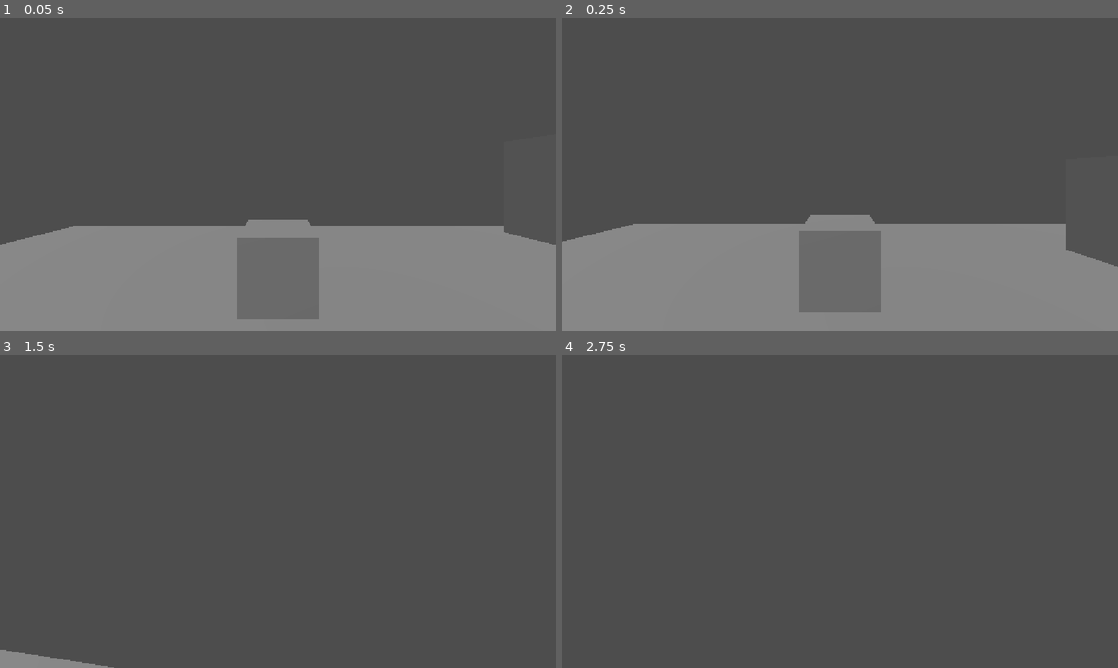
Above: before the commit, frames 1-4 (two rows, left to right).
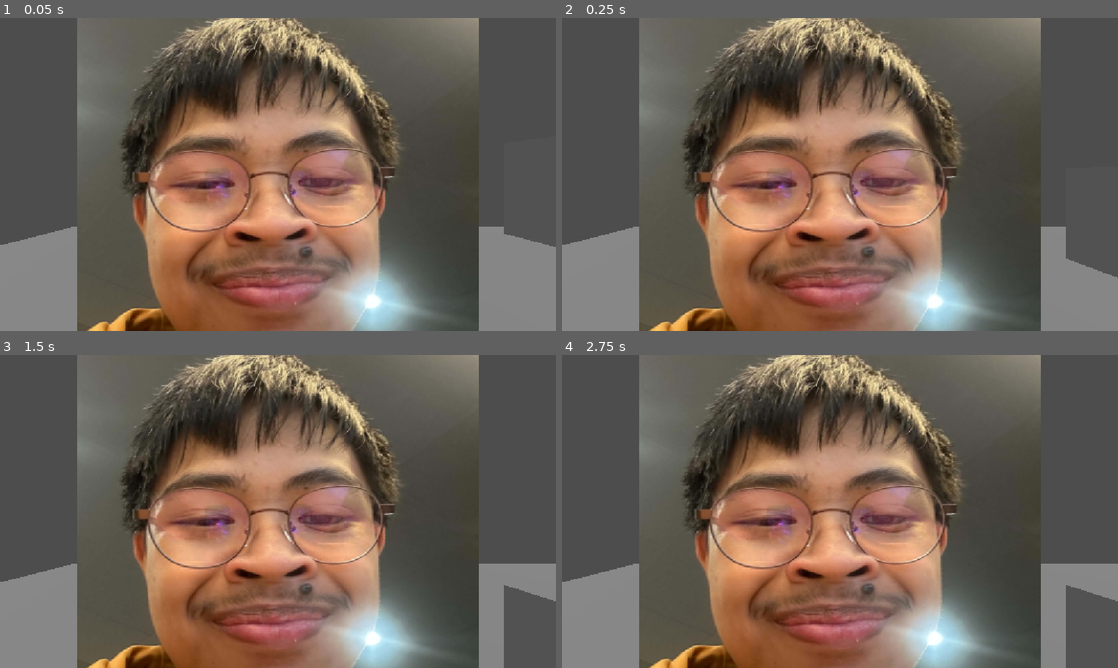
Above: after the commit, the same moments.

Repository: greedisfaust/fowl-play-project
Game: Godot game, scene res://arena/test_arena.tscn
Two runs of this game, one before a commit and one after it. Both use one fixed random seed, a clock stepped at 60 frames per second and the inputs below.
Inputs (mouse positions are in pixels of both pictures, inside the frame that each line leads up to):
- Up to frame 1 (0.05 s): no input
- Up to frame 2 (0.25 s): no input
- Up to frame 3 (1.5 s): tap Enter at 0.5 s; move the mouse to (305, 511) at 0.52 s; hold E (interact) 0.53-1.28 s; hold W (move_forward) from 0.53 s (still down); tap Space (jump) at 0.77 s; move the mouse to (250, 511) at 1.27 s; tap E (interact) at 1.35 s
- Up to frame 4 (2.75 s): keep holding W (move_forward); tap Space (jump) at 1.52, 2 s; move the mouse to (851, 505) at 2.02 s; press the mouse at (851, 505) at 2.03 s; tap E (interact) at 2.3 s

The runs differ from the first frame. In frame 1, 55% of the frame differs, in the area x 0-100%, y 0-100%; in frame 2, 55%; in frame 3, 53%; in frame 4, 54%.
Error after the commit: Parse Error: Expected indented block after "if" block. (res://player/player.gd:156)

Commit message:
feat: implement limp player carry lifecycle

Diff:
--- a/fowl-play/player/player.gd
+++ b/fowl-play/player/player.gd
@@ -19,7 +19,8 @@
 @onready var camera: Camera3D = $Head/Camera3D
 @onready var rig: Node3D = get_node_or_null("Rig") as Node3D
 @onready var carrier: Carrier = get_node_or_null("Carrier") as Carrier
-@onready var limp_interactable: Interactable = get_node_or_null("LimpInteractable") as Interactable
+@onready var limp_interactable: Interactable = get_node_or_null("Interactable") as Interactable
+@onready var limp_interaction_proxy: StaticBody3D = get_node_or_null("LimpInteractionProxy") as StaticBody3D
 @onready var focus: Node = get_node_or_null("Head/Camera3D/Focus")
 @onready var debug_hub: Node = get_node("/root/DebugHub")
 @onready var network: Node = get_node("/root/Network")
@@ -139,21 +140,26 @@
 func _process(delta: float) -> void:
 	if is_limp:
 		_update_limp_camera(delta)
-		if bool(network.get("is_host")) and rig != null:
-			_limp_elapsed_s += delta
-			_recovery_retry_s = maxf(0.0, _recovery_retry_s - delta)
-			var bones_slow: bool = bool(rig.call("are_physical_bones_slow"))
-			if auto_recovery_enabled and _recovery_retry_s <= 0.0 and (_limp_elapsed_s >= TUNING.LIMP_MAX_SECONDS or (_limp_elapsed_s >= TUNING.LIMP_SECONDS and bones_slow)):
-				var reason: String = "hard cap" if _limp_elapsed_s >= TUNING.LIMP_MAX_SECONDS else "settled"
-				if bool(network.call("stop_ragdoll_spike", input_peer_id, reason)):
-					return
-				_recovery_retry_s = 0.25
-			if bones_slow:
-				_ragdoll_slow_elapsed += delta
-				if _ragdoll_slow_elapsed >= 0.35 and not _ragdoll_settled_sent:
+		_update_limp_interaction_proxy()
+		if _has_host_authority() and rig != null:
+			if not _is_carried:
+				_limp_elapsed_s += delta
+				_recovery_retry_s = maxf(0.0, _recovery_retry_s - delta)
+				var bones_slow: bool = bool(rig.call("are_physical_bones_slow"))
+				if auto_recovery_enabled and _recovery_retry_s <= 0.0 and (_limp_elapsed_s >= TUNING.LIMP_MAX_SECONDS or (_limp_elapsed_s >= TUNING.LIMP_SECONDS and bones_slow)):
+					var reason: String = "hard cap" if _limp_elapsed_s >= TUNING.LIMP_MAX_SECONDS else "settled"
+					if bool(network.call("stop_ragdoll_spike", input_peer_id, reason)):
+						return
+					_recovery_retry_s = 0.25
+				if bones_slow:
+					_ragdoll_slow_elapsed += delta
+					if _ragdoll_slow_elapsed >= 0.35 and not _ragdoll_settled_sent:
 					_ragdoll_sequence += 1
 					network.call("publish_settled_ragdoll_pose", input_peer_id, limp_epoch, _ragdoll_sequence, rig.call("capture_quantized_pose"))
 					_ragdoll_settled_sent = true
+				else:
+					_ragdoll_slow_elapsed = 0.0
+					_ragdoll_settled_sent = false
 			else:
 				_ragdoll_slow_elapsed = 0.0
 				_ragdoll_settled_sent = false
@@ -185,6 +191,26 @@
 			rotation.y = snapshot.yaw
 			head.rotation.x = snapshot.pitch
 
+func _has_host_authority() -> bool:
+	return network.get("peer") == null or bool(network.get("is_host"))
+
+func _set_limp_interaction_proxy(active: bool) -> void:
+	if limp_interaction_proxy == null:
+		return
+	if active:
+		limp_interaction_proxy.top_level = true
+		limp_interaction_proxy.collision_layer = 1 << (LAYERS.LIMP_BODIES - 1)
+		_update_limp_interaction_proxy()
+	else:
+		limp_interaction_proxy.collision_layer = 0
+		limp_interaction_proxy.top_level = false
+		limp_interaction_proxy.transform = Transform3D.IDENTITY
+
+func _update_limp_interaction_proxy() -> void:
+	if limp_interaction_proxy == null or limp_interaction_proxy.collision_layer == 0 or not is_limp or rig == null:
+		return
+	limp_interaction_proxy.global_position = rig.call("get_hips_world_position")
+
 func accept_movement(sequence: int, at: Vector3, speed: Vector3, yaw: float, pitch: float) -> bool:
 	if is_limp or is_recovering:
 		return false
@@ -203,23 +229,60 @@
 func is_carried() -> bool:
 	return _is_carried
 
-## Called by Carrier.attach_item / detach_item when this player is carried/released.
+func _can_be_carried(actor: Node, action: StringName) -> bool:
+	return action == &"grab" and actor != self and is_limp and not is_recovering and not _is_carried
+
 func set_carried(carried: bool, by: Node3D = null) -> void:
 	if carried:
-		if _is_carried:
+		if _is_carried or not is_limp or is_recovering:
 			return
 		_is_carried = true
+		_set_limp_interaction_proxy(false)
+		if _has_host_authority() and rig != null:
+			rig.call("disable_collisions")
+			rig.call("stop_carry_support")
+			_ragdoll_slow_elapsed = 0.0
+			_ragdoll_settled_sent = false
+			_ragdoll_send_elapsed = 0.0
 		debug_hub.call("log", &"carry", "%s is now carried by %s" % [name, by.name if by != null else "unknown"])
 		return
 	if not _is_carried:
 		return
 	_is_carried = false
+	if _has_host_authority() and is_limp and rig != null:
+		rig.call("stop_carry_support")
+		rig.call("enable_host_collisions")
+		_reset_limp_recovery_deadline()
+	elif is_limp:
+		_set_limp_interaction_proxy(true)
 	debug_hub.call("log", &"carry", "%s was released by %s" % [name, by.name if by != null else "unknown"])
 
-## Final placement + velocities after a drop/throw. Mirrors Prop.apply_release.
+func set_carry_target(target_world: Vector3) -> void:
+	if _is_carried and is_limp and rig != null and _has_host_authority():
+		rig.call("set_carry_target", target_world)
+
+func get_carry_world_position() -> Vector3:
+	return Vector3(rig.call("get_hips_world_position")) if is_limp and rig != null else global_position
+
+func get_interaction_world_position() -> Vector3:
+	return get_carry_world_position()
+
+func _reset_limp_recovery_deadline() -> void:
+	_limp_elapsed_s = 0.0
+	_recovery_retry_s = 0.0
+	_ragdoll_slow_elapsed = 0.0
+	_ragdoll_settled_sent = false
+	_ragdoll_send_elapsed = 0.0
+
 func apply_release(at: Vector3, linear: Vector3, angular: Vector3) -> void:
 	if _is_carried:
 		set_carried(false, null)
+	if is_limp and rig != null:
+		if _has_host_authority():
+			rig.call("release_carry", linear, angular)
+			_reset_limp_recovery_deadline()
+		velocity = linear
+		return
 	global_position = at
 	velocity = linear
 
@@ -256,7 +319,11 @@
 			Input.set_mouse_mode(Input.MOUSE_MODE_CAPTURED)
 
 func _physics_process(delta: float) -> void:
-	if is_limp or is_recovering:
+	if is_limp:
+		if _is_carried and _has_host_authority() and rig != null:
+			rig.call("apply_carry_support")
+		return
+	if is_recovering:
 		return
 	if not is_on_floor():
 		velocity.y -= TUNING.GRAVITY_MPS2 * delta
@@ -310,6 +377,8 @@
 		collision_mask = LAYERS.LAYER_MASK_HEALTHY_PLAYERS
 		return false
 	is_limp = true
+	set_physics_process(true)
+	_set_limp_interaction_proxy(false)
 	if limp_interactable != null:
 		limp_interactable.enabled = true
 		debug_hub.call("log", &"carry", "%s limp Interactable enabled as grab target." % name)
@@ -330,7 +399,7 @@
 
 ## The host chooses the standing capsule position before restoring the rig.
 func stop_host_limp(recovery_variant: StringName = &"") -> bool:
-	if not is_limp:
+	if not is_limp or _is_carried:
 		return false
 	var recovery_position: Vector3 = _find_recovery_position()
 	if not recovery_position.is_finite():
@@ -344,6 +413,8 @@
 	rig.call("stop_host_simulation_with_blend", TUNING.GET_UP_BLEND_SECONDS, recovery_variant)
 	is_limp = false
 	is_recovering = true
+	_set_limp_interaction_proxy(false)
+	set_physics_process(is_local_player)
 	if limp_interactable != null:
 		limp_interactable.enabled = false
 		debug_hub.call("log", &"carry", "%s limp Interactable disabled on recovery." % name)
@@ -410,6 +481,9 @@
 		return false
 	limp_epoch = epoch
 	is_limp = true
+	_set_limp_interaction_proxy(true)
+	if limp_interactable != null:
+		limp_interactable.enabled = true
 	velocity = Vector3.ZERO
 	collision_layer = 0
 	collision_mask = 0
@@ -441,6 +515,7 @@
 	rig.call("end_remote_pose_with_blend", TUNING.GET_UP_BLEND_SECONDS, final_pose, recovery_variant)
 	is_limp = false
 	is_recovering = true
+	_set_limp_interaction_proxy(false)
 	if limp_interactable != null:
 		limp_interactable.enabled = false
 		debug_hub.call("log", &"carry", "%s limp Interactable disabled on remote limp end." % name)
